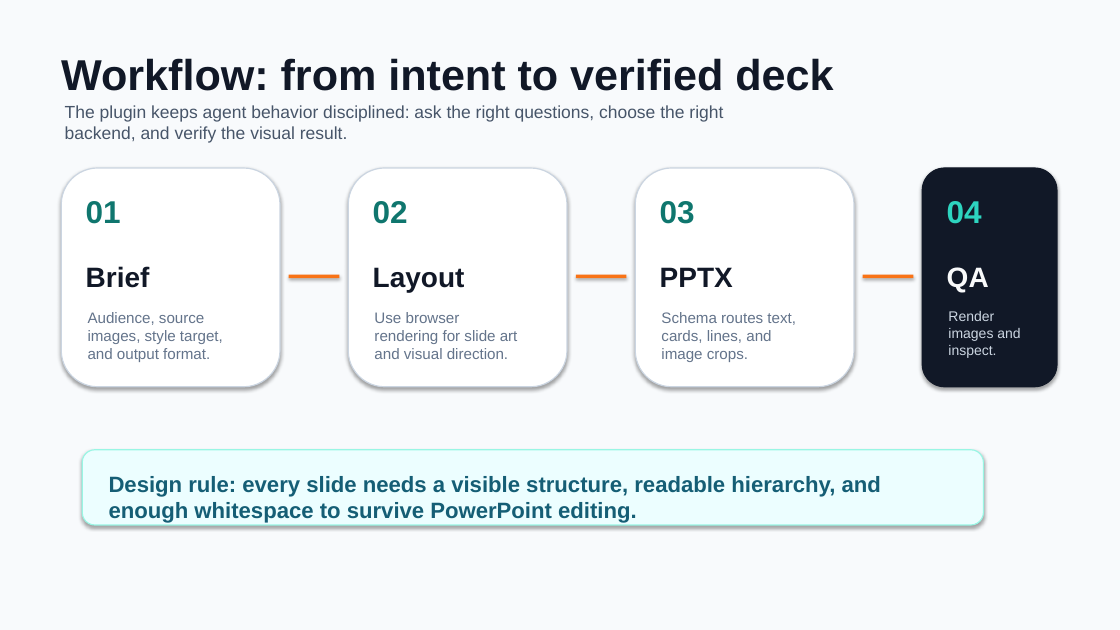
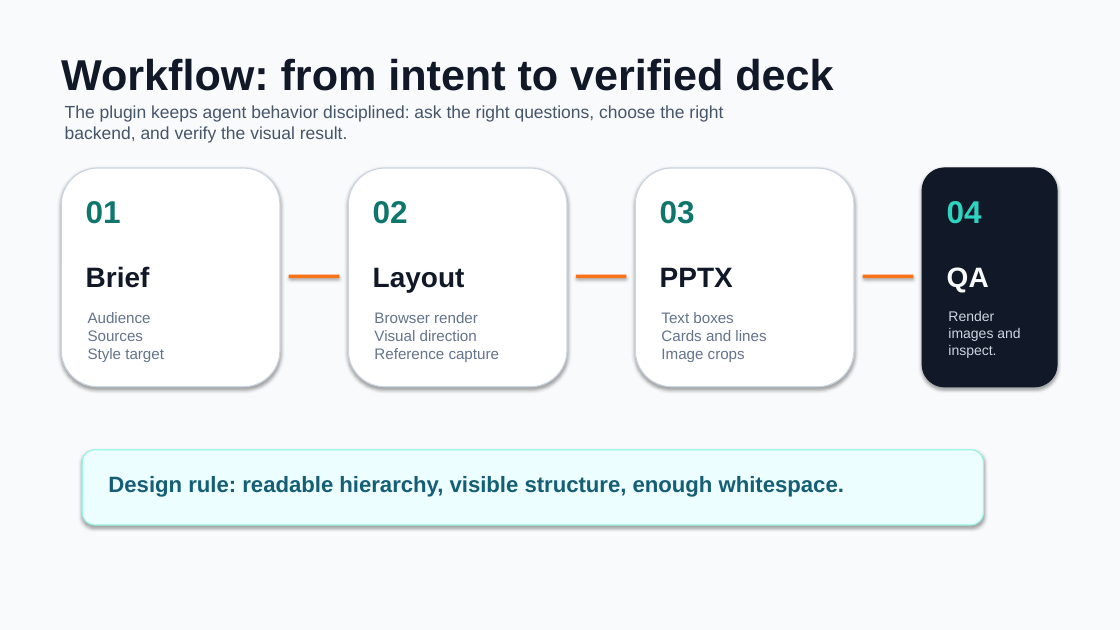
Before and after one commit to JerryLiu-uestc/html-to-editable-ppt, a slide deck: slide 2 of examples/deckforge-demo/deckforge-demo.pptx. Drawn at 1120x630 pixels with LibreOffice and Linux fonts; fonts in the diff are those of the drawing. Boxes give left, top, right and bottom in pixels: in the first picture for what was removed or moved away, otherwise in the second. Text is boxed around its words. In the diff, an @@ line names an element or a change of style, - is before the commit and + after.

```diff
--- a/examples/deckforge-demo/deckforge-demo.pptx
+++ b/examples/deckforge-demo/deckforge-demo.pptx
@@ text at (88, 312, 164, 362): text changed @@
-Audience, source images, style target, and output format.
+Audience
+Sources
+Style target
@@ text at (374, 312, 500, 362): text changed @@
-Use browser rendering for slide art and visual direction.
+Browser render
+Visual direction
+Reference capture
@@ text at (661, 312, 766, 362): text changed @@
-Schema routes text, cards, lines, and image crops.
+Text boxes
+Cards and lines
+Image crops
@@ text at (108, 476, 844, 497): text changed @@
-Design rule: every slide needs a visible structure, readable hierarchy, and enough whitespace to survive PowerPoint editing.
+Design rule: readable hierarchy, visible structure, enough whitespace.
```
Also in this commit, not shown: 4 other slides changed, 5 other files.
